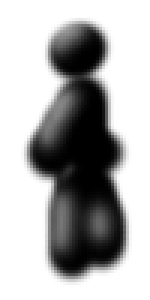
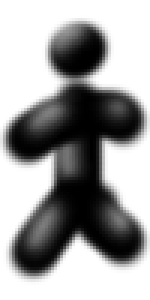
Layers edited between the first and the second 150 × 300 image:
renamed "Layer #1" to "Sticky2", showed it over left=0, top=84, right=150, bottom=285
renamed "Layer #3" to "Sticky0", hid it over left=21, top=69, right=132, bottom=285
